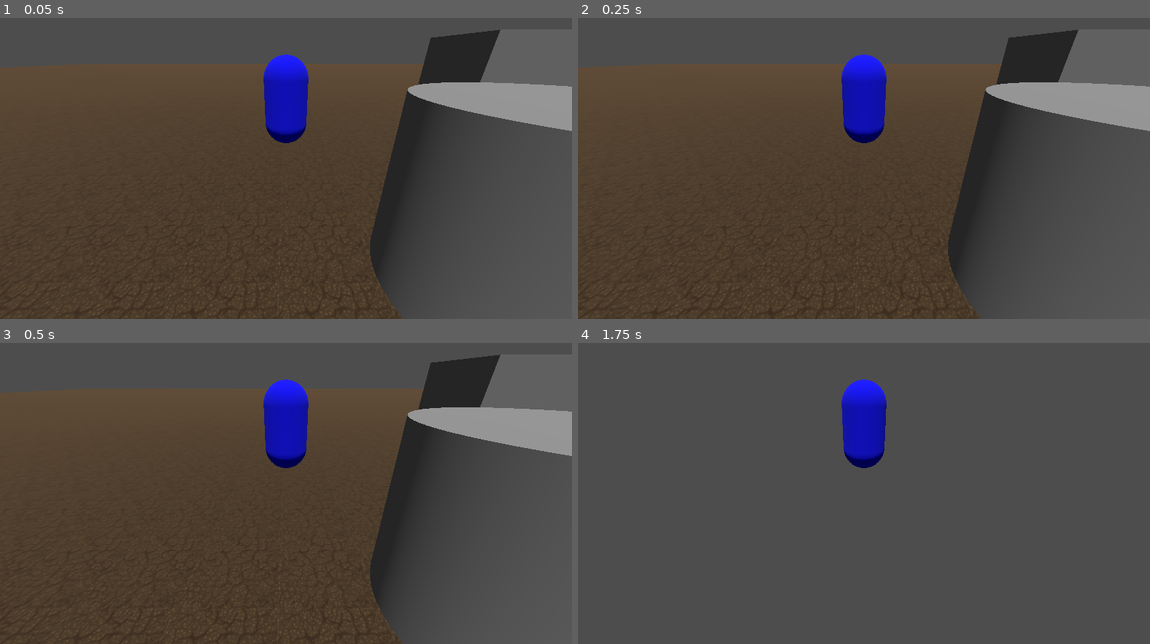
Above: before the commit, frames 1-4 (two rows, left to right).
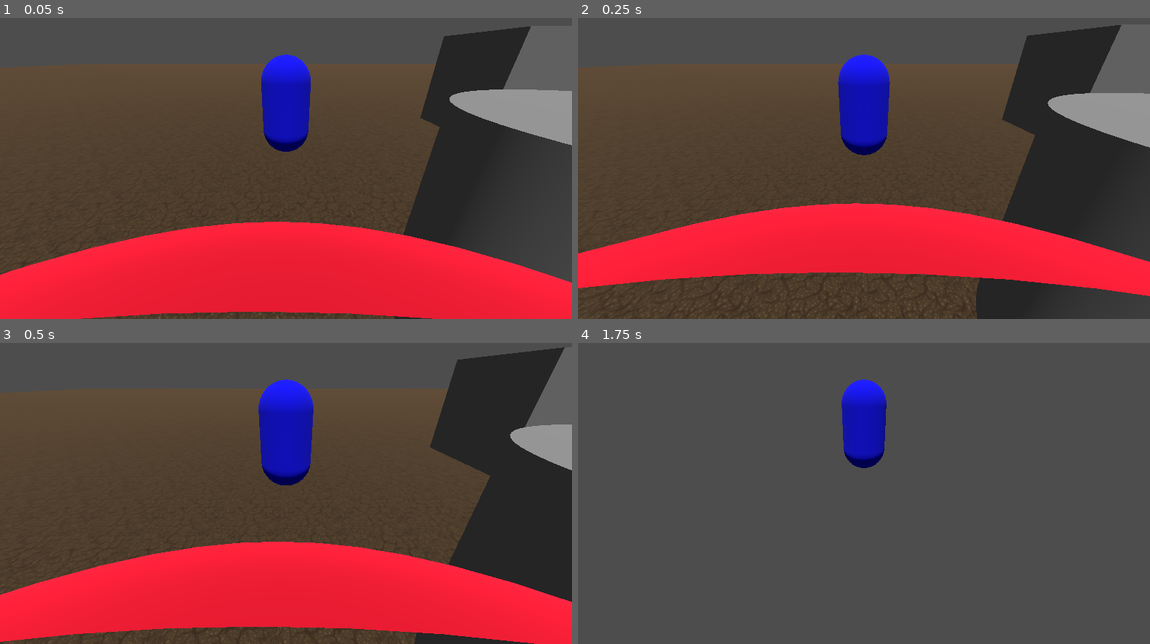
Above: after the commit, the same moments.

Repository: Games-Fleadh/segmentation-fault
Game: Godot game, scene res://world.tscn
Two runs of this game, one before a commit and one after it. Both use one fixed random seed, a clock stepped at 60 frames per second and the inputs below.
Inputs (mouse positions are in pixels of both pictures, inside the frame that each line leads up to):
- Up to frame 1 (0.05 s): no input
- Up to frame 2 (0.25 s): no input
- Up to frame 3 (0.5 s): no input
- Up to frame 4 (1.75 s): move the mouse to (892, 481) at 0.52 s; hold W (move_forward) from 0.53 s (still down); tap Space (jump) at 0.77, 1.52 s; move the mouse to (835, 484) at 1.27 s

The runs differ from the first frame. In frame 1, 36% of the frame differs, in the area x 0-100%, y 2-100%; in frame 2, 38%; in frame 3, 42%, in the area x 0-100%, y 1-100%; in frame 4, nothing differs.

Commit message:
This entire time it should have been working but it wasnt due to me not baking the Nav mesh. ALWAYS BAKE THE NAV MESH!!!!!!

Diff:
--- a/scripts/chaser.gd
+++ b/scripts/chaser.gd
@@ -1,6 +1,4 @@
 extends CharacterBody3D
-
-
 
 var player = null
 
@@ -11,17 +9,19 @@
 @onready var nav_agent = $NavigationAgent3D
 
 
-
 func _ready():
 	push_warning("player_path ::::: ", player_path)
-	player = get_node("/root/World/Player")
+	player = get_node("../../Player")
 	push_warning("player", player)
 
 func _process(_delta):
 	velocity = Vector3.ZERO
 
 	nav_agent.set_target_position(player.global_position)
+	push_warning()
 	var next_nav_point  = nav_agent.get_next_path_position()
-	self.velocity = (player.global_position - self.global_position).normalized() * SPEED
+	velocity = (next_nav_point - self.global_position).normalized() * SPEED
+
 	push_warning(next_nav_point, self.global_position, velocity)
+
 	move_and_slide()
--- a/world.tscn
+++ b/world.tscn
@@ -2,9 +2,11 @@
 
 [ext_resource type="Texture2D" uid="uid://cwvnk6nksufrh" path="res://textures/696.jpg" id="1_ihjji"]
 [ext_resource type="PackedScene" uid="uid://s7oujqx14m4y" path="res://chaser.tscn" id="2_2wsae"]
-[ext_resource type="PackedScene" path="res://player.tscn" id="3_48qmf"]
+[ext_resource type="PackedScene" uid="uid://ctqic1mycxcnh" path="res://player.tscn" id="3_48qmf"]
 
 [sub_resource type="NavigationMesh" id="NavigationMesh_b7f64"]
+vertices = PackedVector3Array(1.25, 0.5, -1.25, 2.75, 0.5, -1.5, 2.75, 0.5, -49.5, -49.5, 0.5, -49.5, -49.5, 0.5, 0, -49.5, 0.5, 0, 1.25, 0.5, 0, 1.25, 0.5, -1.25, 4.25, 0.5, -1.5, 4.5, 0.5, 0, 49.5, 0.5, 0, 49.5, 0.5, -49.5, 2.75, 0.5, -49.5, 2.75, 0.5, -49.5, 2.75, 0.5, -1.5, 4.25, 0.5, -1.5, 2.25, 2.75, -0.5, 2.25, 2.75, 0.5, 3.5, 2.75, 0.5, 3.5, 2.75, -0.5, 2.5, 0.75, -0.25, 2.5, 0.75, 0.5, 3.25, 0.75, 0.5, 3.25, 0.75, -0.25, 2.75, 0.5, 49.5, 2.75, 0.5, 1.75, 1.25, 0.5, 1.5, -49.5, 0.5, 0, -49.5, 0.5, 49.5, 1.25, 0.5, 1.5, 1.25, 0.5, 0, -49.5, 0.5, 0, 49.5, 0.5, 0, 4.5, 0.5, 0, 4.25, 0.5, 1.75, 2.75, 0.5, 49.5, 49.5, 0.5, 49.5, 4.25, 0.5, 1.75, 2.75, 0.5, 1.75, 2.75, 0.5, 49.5)
+polygons = [PackedInt32Array(1, 0, 2), PackedInt32Array(2, 0, 3), PackedInt32Array(3, 0, 4), PackedInt32Array(7, 6, 5), PackedInt32Array(9, 8, 10), PackedInt32Array(10, 8, 11), PackedInt32Array(11, 8, 12), PackedInt32Array(15, 14, 13), PackedInt32Array(19, 18, 16), PackedInt32Array(16, 18, 17), PackedInt32Array(23, 22, 20), PackedInt32Array(20, 22, 21), PackedInt32Array(25, 24, 26), PackedInt32Array(26, 24, 28), PackedInt32Array(26, 28, 27), PackedInt32Array(31, 30, 29), PackedInt32Array(33, 32, 34), PackedInt32Array(34, 32, 36), PackedInt32Array(34, 36, 35), PackedInt32Array(39, 38, 37)]
 
 [sub_resource type="PlaneMesh" id="PlaneMesh_kmudh"]
 size = Vector2(100, 100)
@@ -66,5 +68,9 @@
 [node name="chaser" parent="map" instance=ExtResource("2_2wsae")]
 transform = Transform3D(1, 0, 0, 0, 1, 0, 0, 0, 1, 5.065, 1.25, 3.739)
 
+[node name="chaser2" parent="map" instance=ExtResource("2_2wsae")]
+transform = Transform3D(1, 0, 0, 0, 1, 0, 0, 0, 1, 2.08165e-12, 1.2, 4.73)
+
 [node name="Player" parent="." instance=ExtResource("3_48qmf")]
+unique_name_in_owner = true
 transform = Transform3D(1, 0, 0, 0, 1, 0, 0, 0, 1, 0.007, 1.2, 2.08165e-12)
